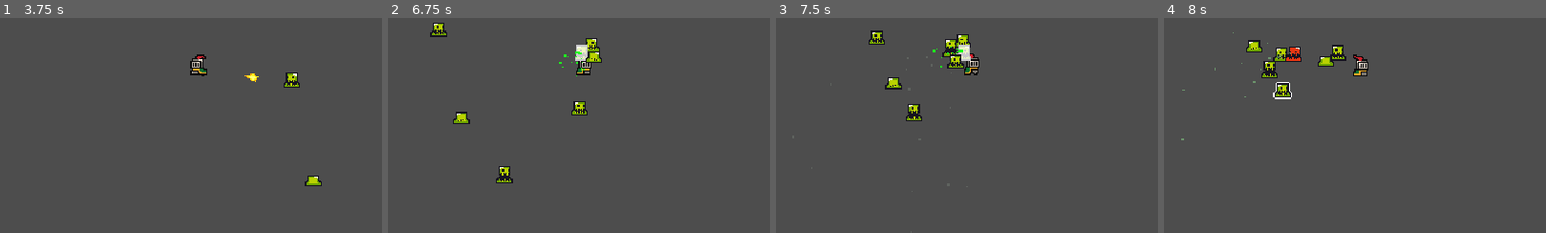
Above: before the commit, frames 1-4 (left to right).
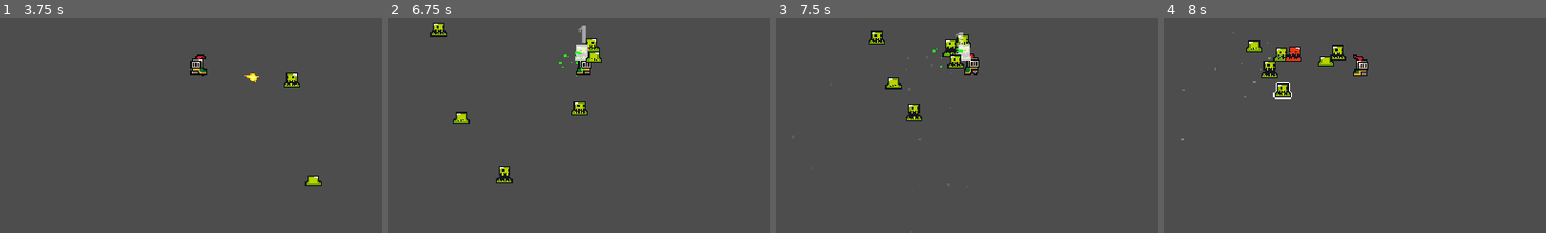
Above: after the commit, the same moments.

Repository: DiasGomes/VampireSurvivorsClone
Game: Godot game, scene res://Scenes/Main/game.tscn
Same seed, same stepped clock (60 frames per second), same inputs: the game is played once before the commit and once after it.
Inputs (mouse positions are % of the whole screen's width and height, from its top left):
- Up to frame 1 (3.75 s): tap Enter at 0.5 s; move the mouse to (50, 51) at 0.52 s; hold D (Right) 0.53-1.28 s; click (50, 51) at 0.6 s; tap Space at 1.25 s; move the mouse to (30, 55) at 1.27 s; hold S (Down) 1.28-2.03 s; click (30, 55) at 1.35 s; move the mouse to (92, 30) at 2.02 s; hold D (Right) 2.03-2.78 s; click (92, 30) at 2.1 s; move the mouse to (71, 71) at 2.77 s; hold W (Up) 2.78-3.53 s; click (71, 71) at 2.85 s; move the mouse to (80, 65) at 3.52 s; hold A (Left) from 3.53 s (still down); click (80, 65) at 3.6 s
- Up to frame 2 (6.75 s): move the mouse to (20, 35) at 4.27 s; click (20, 35) at 4.35 s; move the mouse to (75, 90) at 5.02 s; release A (Left) at 5.03 s; hold S (Down) 5.03-5.78 s; click (75, 90) at 5.1 s; move the mouse to (60, 83) at 5.77 s; hold D (Right) 5.78-6.53 s; click (60, 83) at 5.85 s; move the mouse to (38, 81) at 6.52 s; hold W (Up) from 6.53 s (still down); click (38, 81) at 6.6 s
- Up to frame 3 (7.5 s): move the mouse to (40, 57) at 7.27 s; release W (Up) at 7.28 s; hold D (Right) from 7.28 s (still down); click (40, 57) at 7.35 s
- Up to frame 4 (8 s): keep holding D (Right)
The pictures show only the part of the screen within x 24-74%, y 40-90%; the shares and areas given below are measured in that part.

Frame 1 is identical in both runs. In frame 2, less than 0.1% of the frame differs, in the area x 49-52%, y 3-12%; in frame 3, less than 0.1%; in frame 4, nothing differs.

Commit message:
mostra dano sofrido

Diff:
--- a/Scenes/Characters/Enemys/Green_Slime/green_slime.tscn
+++ b/Scenes/Characters/Enemys/Green_Slime/green_slime.tscn
@@ -8,6 +8,8 @@
 [ext_resource type="Script" uid="uid://c3xk15ena7hae" path="res://Scenes/Characters/Enemys/Green_Slime/hit.gd" id="4_w31qr"]
 [ext_resource type="Script" uid="uid://k3yabxhplnh5" path="res://Scenes/Characters/Enemys/Green_Slime/died.gd" id="7_dt1ag"]
 [ext_resource type="PackedScene" uid="uid://1tmkfdutstbu" path="res://Scenes/Particles/slime_particles.tscn" id="8_26jaj"]
+
+[sub_resource type="LabelSettings" id="LabelSettings_v5s8q"]
 
 [sub_resource type="ShaderMaterial" id="ShaderMaterial_dt1ag"]
 resource_local_to_scene = true
@@ -147,6 +149,7 @@
 script = ExtResource("1_2my3h")
 my_sprites = NodePath("AnimatedSprite2D")
 outline_detection_area = NodePath("Area2D")
+label_settings = SubResource("LabelSettings_v5s8q")
 max_life = 3
 
 [node name="AnimatedSprite2D" type="AnimatedSprite2D" parent="."]
--- a/Scenes/Characters/Player/SpawnerBullet/spawn_bullet.gd
+++ b/Scenes/Characters/Player/SpawnerBullet/spawn_bullet.gd
@@ -11,10 +11,10 @@
 	cameraShakeNoise = FastNoiseLite.new()
 	player.shoot.connect(create_bullet)
 
-func create_bullet(_dir:Vector2) -> void:
+func create_bullet(_dir:Vector2, _damage:int, _critical:float) -> void:
 	var new_bullet:Bullet = spawner_component.spawn(player)
 	new_bullet.shake.connect(shake_screen)
-	new_bullet.start(_dir)
+	new_bullet.start(_dir, _damage, _critical)
 
 func startCameraShake(intensity:float=0.5) -> void:
 	var cameraOffset:float = cameraShakeNoise.get_noise_1d(Time.get_ticks_msec()) * intensity
--- a/Scenes/Characters/Player/player.gd
+++ b/Scenes/Characters/Player/player.gd
@@ -13,10 +13,14 @@
 var level:int
 var xp:int
 var xp_level:Array[int]
+var damage:int
+var critical_per:float
 
 func new_game() -> void:
 	state_machine.initial_node_state = idle
 	level = 0
+	damage = 1
+	critical_per = 0.3
 	xp = 0
 	xp_level = [10,20,30,40,50,60,70,80,90,100]
 	progress_bar.max_value = xp_level[level]
@@ -47,7 +51,7 @@
 func mouse_input() -> void:
 	if Input.is_action_just_pressed("Shoot"):
 		mouse_position = get_local_mouse_position()
-		shoot.emit(mouse_position)
+		shoot.emit(mouse_position, damage, critical_per)
 
 
 func move_input() -> void:
--- a/Scenes/Characters/Player/player.tscn
+++ b/Scenes/Characters/Player/player.tscn
@@ -7,6 +7,8 @@
 [ext_resource type="Script" uid="uid://d0cgqnhwnys4e" path="res://Scenes/Characters/Player/idle.gd" id="3_qqvsf"]
 [ext_resource type="Script" uid="uid://ucu71gafw75r" path="res://Scenes/Characters/Player/run.gd" id="5_apx8m"]
 [ext_resource type="PackedScene" uid="uid://cfhom5aft06uq" path="res://Scenes/Characters/Player/SpawnerBullet/spawn_bullet.tscn" id="7_dxcao"]
+
+[sub_resource type="LabelSettings" id="LabelSettings_dxcao"]
 
 [sub_resource type="ShaderMaterial" id="ShaderMaterial_6w0kg"]
 resource_local_to_scene = true
@@ -328,6 +330,7 @@
 script = ExtResource("1_qqvsf")
 my_sprites = NodePath("AnimatedSprite2D")
 outline_detection_area = NodePath("Area2D")
+label_settings = SubResource("LabelSettings_dxcao")
 
 [node name="AnimatedSprite2D" type="AnimatedSprite2D" parent="."]
 material = SubResource("ShaderMaterial_6w0kg")
--- a/Scenes/Objects/bullet.gd
+++ b/Scenes/Objects/bullet.gd
@@ -3,11 +3,15 @@
 
 var direction:Vector2
 var speed:float = 2.0
+var damage:int
+var critical_per:float
 @onready var sprite: Sprite2D = $Sprite2D
 signal shake
 
-func start(_dir:Vector2) -> void:
+func start(_dir:Vector2, _damage:int, _critical_per:float) -> void:
 	direction = _dir
+	damage = _damage
+	critical_per = _critical_per
 	velocity = direction * speed
 	scale = Vector2(0.5, 0.5)
 	var new_angle:float = atan2(direction.y, direction.x)
@@ -20,7 +24,12 @@
 
 func _on_area_2d_body_entered(body: Node2D) -> void:
 	if body is Slime:
-		body.apply_damage(1)
+		var critical: bool = false
+		if randf() < critical_per:
+			damage = damage * 2
+			critical = true
+		body.apply_damage(damage)
+		body.show_damage(damage, critical)
 		body.emit_particle(direction)
 		shake.emit()
 		queue_free()
--- a/Scenes/Objects/bullet.tscn
+++ b/Scenes/Objects/bullet.tscn
@@ -1,7 +1,7 @@
 [gd_scene load_steps=6 format=3 uid="uid://df2rj05ia4d0u"]
 
-[ext_resource type="Script" uid="uid://4d6sdyxpkkmb" path="res://Scenes/Shooter2D_Project/Objects/bullet.gd" id="1_2ryw3"]
-[ext_resource type="Texture2D" uid="uid://kcdr8kavmuot" path="res://Assests/Sprites/bullet.png" id="1_s7pct"]
+[ext_resource type="Script" uid="uid://4d6sdyxpkkmb" path="res://Scenes/Objects/bullet.gd" id="1_2ryw3"]
+[ext_resource type="Texture2D" uid="uid://kcdr8kavmuot" path="res://Assets/Sprites/bullet.png" id="1_s7pct"]
 
 [sub_resource type="CircleShape2D" id="CircleShape2D_2ryw3"]
 radius = 6.0
--- /dev/null
+++ b/Scenes/Resource/label_damage_number.tres
@@ -0,0 +1,6 @@
+[gd_resource type="LabelSettings" load_steps=2 format=3 uid="uid://cjryp1d6cgaw0"]
+
+[ext_resource type="FontFile" uid="uid://d03hxjb15udhx" path="res://Assets/Fonts/pixelFont-7-8x14-sproutLands.ttf" id="1_jcsvo"]
+
+[resource]
+font = ExtResource("1_jcsvo")
--- a/Scripts/Character/Entity.gd
+++ b/Scripts/Character/Entity.gd
@@ -3,6 +3,8 @@
 
 @export var my_sprites:AnimatedSprite2D
 @export var outline_detection_area:Area2D
+@export var label_settings: LabelSettings
+@export var critical_hit_color: Color = Color.RED
 
 var direction:Vector2
 var hit:bool
@@ -63,3 +65,31 @@
 	spring_velocity += force
 	my_sprites.scale.x  += spring_velocity
 	my_sprites.scale.y = 2.0 - my_sprites.scale.x
+
+# mostra dano sofrido
+func show_damage(number: float, critical_hit: bool = false) -> void:
+	# cria um label com o numero do dano
+	var new_label: Label = Label.new()
+	new_label.text = str(number if step_decimals(number) != 0 else number as int)
+	new_label.label_settings = label_settings.duplicate()
+	new_label.z_index = 1000
+	new_label.pivot_offset = Vector2(0.5, 1.0)
+	# muda a cor se for dano critico
+	if critical_hit:
+		new_label.label_settings.font_color = critical_hit_color
+	# ignona iluminacao da cena e dos objetos
+	var label_material: CanvasItemMaterial = CanvasItemMaterial.new()
+	label_material.light_mode = CanvasItemMaterial.LIGHT_MODE_UNSHADED
+	new_label.material = label_material
+	# adiciona label na cena
+	call_deferred("add_child", new_label)
+	await new_label.resized
+	new_label.position -= Vector2(new_label.size.x / 2.0, new_label.size.y)
+	new_label.position += Vector2(randf_range(-5.0, 5.0), randf_range(-5.0, 5.0))
+	# animação do label
+	var target_rise_pos:Vector2 = new_label.position + Vector2(randf_range(-5.0, 5.0), randf_range(-22.0, -16.0))
+	var tween_length:float = 0.92
+	var label_tween:Tween = create_tween().set_trans(Tween.TRANS_BACK).set_ease(Tween.EASE_OUT)
+	label_tween.tween_property(new_label, "position", target_rise_pos, tween_length)
+	label_tween.parallel().tween_property(new_label, "scale", Vector2.ONE * 1.35, tween_length)
+	label_tween.parallel().tween_property(new_label, "modulate:a", 0.0, tween_length).connect("finished", new_label.queue_free)
--- a/project.godot
+++ b/project.godot
@@ -27,6 +27,10 @@
 window/size/window_height_override=720
 window/stretch/mode="canvas_items"
 window/stretch/scale_mode="integer"
+
+[editor_plugins]
+
+enabled=PackedStringArray("res://addons/git_bash_here/plugin.cfg")
 
 [file_customization]
 
Not shown: 1 places in Scenes/Characters/Enemys/Green_Slime/green_slime.tscn that only renumber resources
Not shown: 1 places in Scenes/Characters/Player/player.tscn that only renumber resources
Not shown, added: addons/git_bash_here/git_bash_here.gd
Not shown, added: addons/git_bash_here/git_bash_here.gd.uid
Not shown, added: addons/git_bash_here/git_bash_here_shortcut.tres
Not shown, added: addons/git_bash_here/plugin.cfg
Not shown, added: addons/godot-git-plugin/git_plugin.gdextension.uid
Not shown, added: addons/git_bash_here/LICENSE
Not shown, added: addons/git_bash_here/README.md
Not shown, added: addons/godot-git-plugin/LICENSE
Not shown, added: addons/godot-git-plugin/THIRDPARTY.md
Not shown, added: addons/godot-git-plugin/git_plugin.gdextension
(and 4 more such lines)
